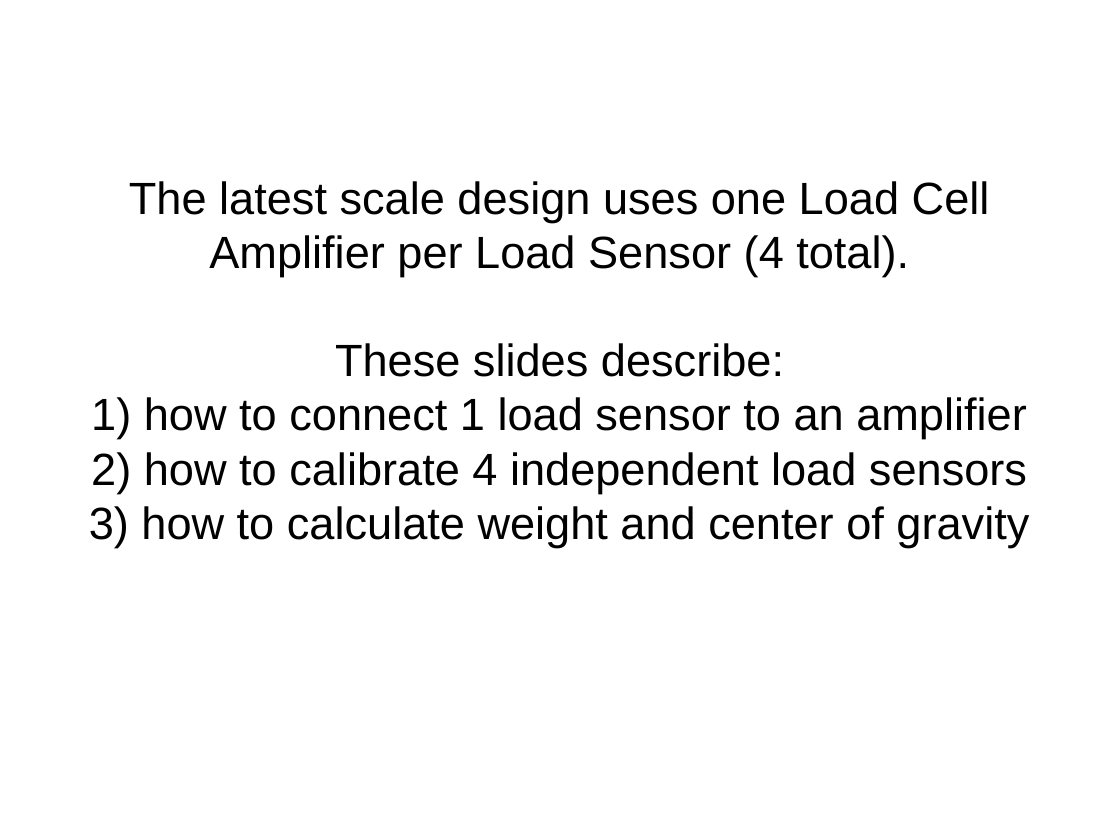
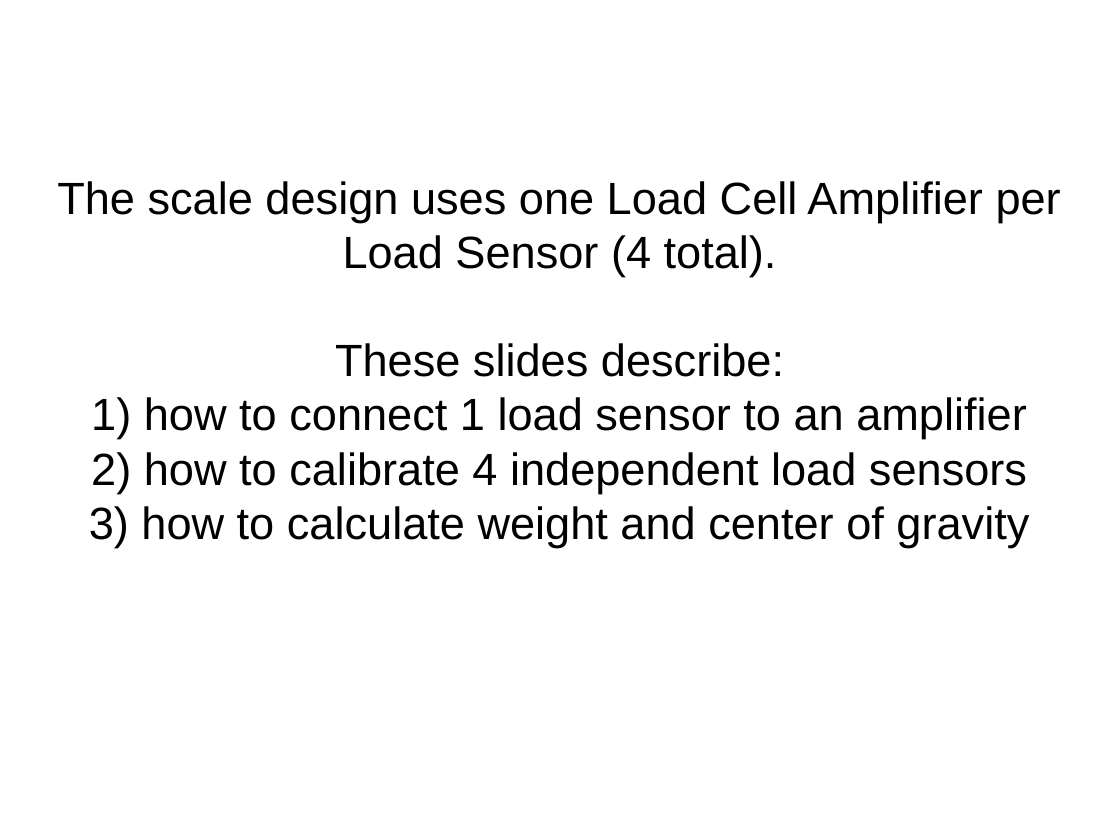
Before and after one commit to bneedhamia/CurieBLEWeightMonitor, a slide deck: slide 1 of ProjectMath.odp. Drawn at 1120x840 pixels with LibreOffice and Linux fonts; fonts in the diff are those of the drawing. Boxes give left, top, right and bottom in pixels: in the first picture for what was removed or moved away, otherwise in the second. Text is boxed around its words. In the diff, an @@ line names an element or a change of style, - is before the commit and + after.

Commit message:
Scale hardware and software are now complete. The next step is to build the BLE to WiFi gateway.

```diff
--- a/ProjectMath.odp
+++ b/ProjectMath.odp
@@ subtitle at box(57, 181, 1061, 276): text changed @@
-The latest scale design uses one Load Cell Amplifier per Load Sensor (4 total).
+The scale design uses one Load Cell Amplifier per Load Sensor (4 total).
```
Also in this commit, not shown: 1 other slide changed, 10 slides removed, 5 other files.
